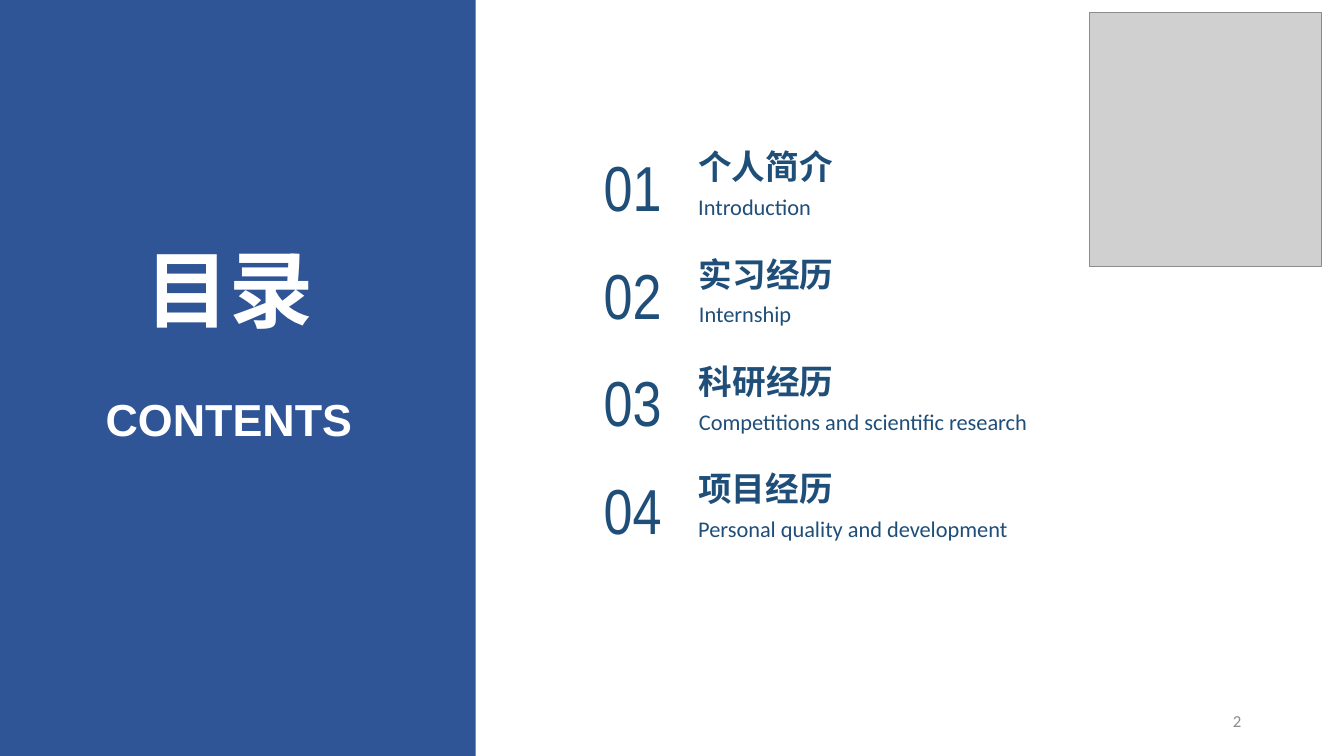
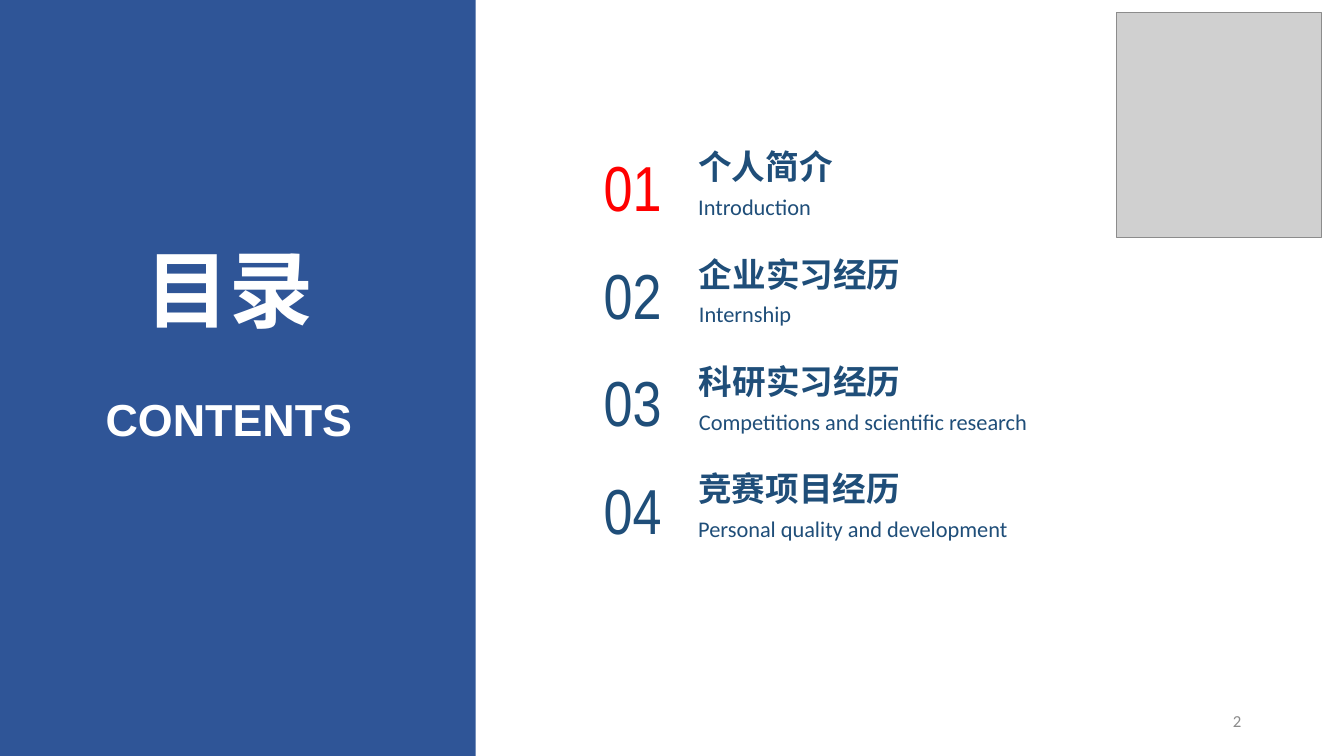
Before and after one commit to yzlbig/Picture-bed, a slide deck: slide 2 of 余志椋介绍 .pptx. Drawn at 1344x756 pixels with LibreOffice and Linux fonts; fonts in the diff are those of the drawing; grey boxes stand for pictures. Boxes give left, top, right and bottom in pixels: in the first picture for what was removed or moved away, otherwise in the second. Text is boxed around its words. In the diff, an @@ line names an element or a change of style, - is before the commit and + after.

```diff
--- a/余志椋介绍 .pptx
+++ b/余志椋介绍 .pptx
@@ picture: place and size @@
-picture at box(1090, 13, 1322, 267)
+picture at box(1116, 13, 1321, 238)
@@ text "01" at box(604, 166, 662, 212): text colour #1F4E79 to #FF0000 @@
@@ text at box(699, 258, 901, 290): text changed @@
-实习经历
+企业实习经历
@@ text at box(699, 365, 901, 397): text changed @@
-科研经历
+科研实习经历
@@ text at box(698, 472, 900, 504): text changed @@
-项目经历
+竞赛项目经历
```
Also in this commit, not shown: 13 other slides changed, 7 slides added.
